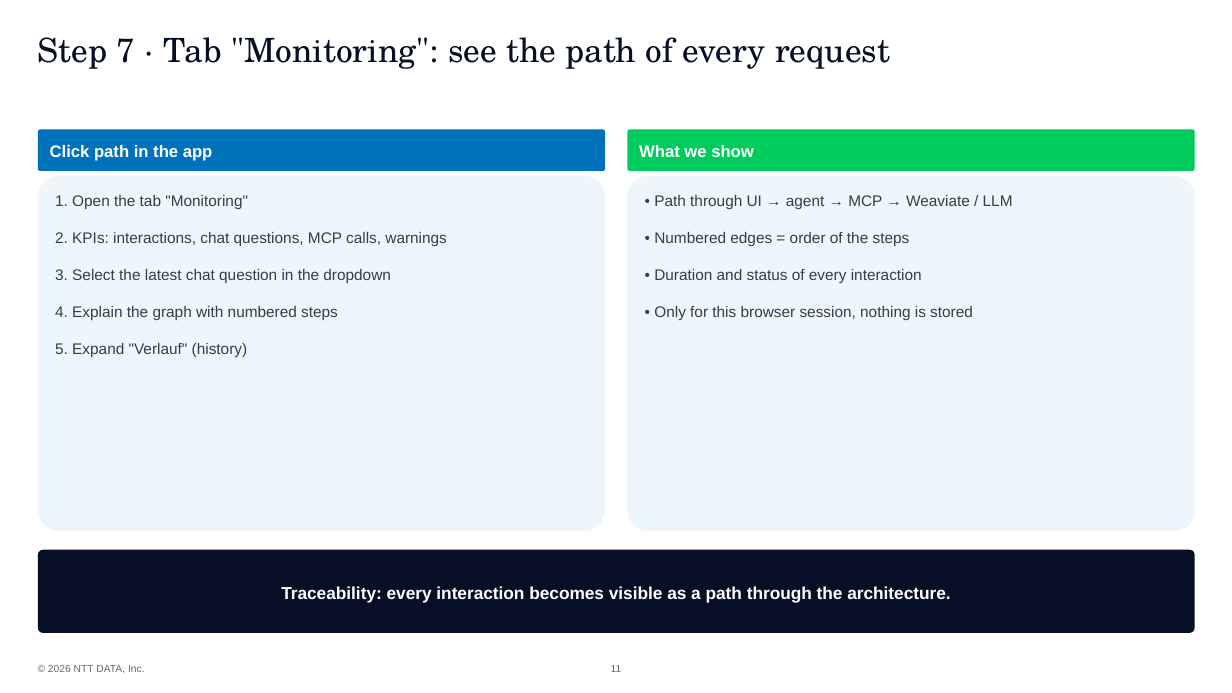
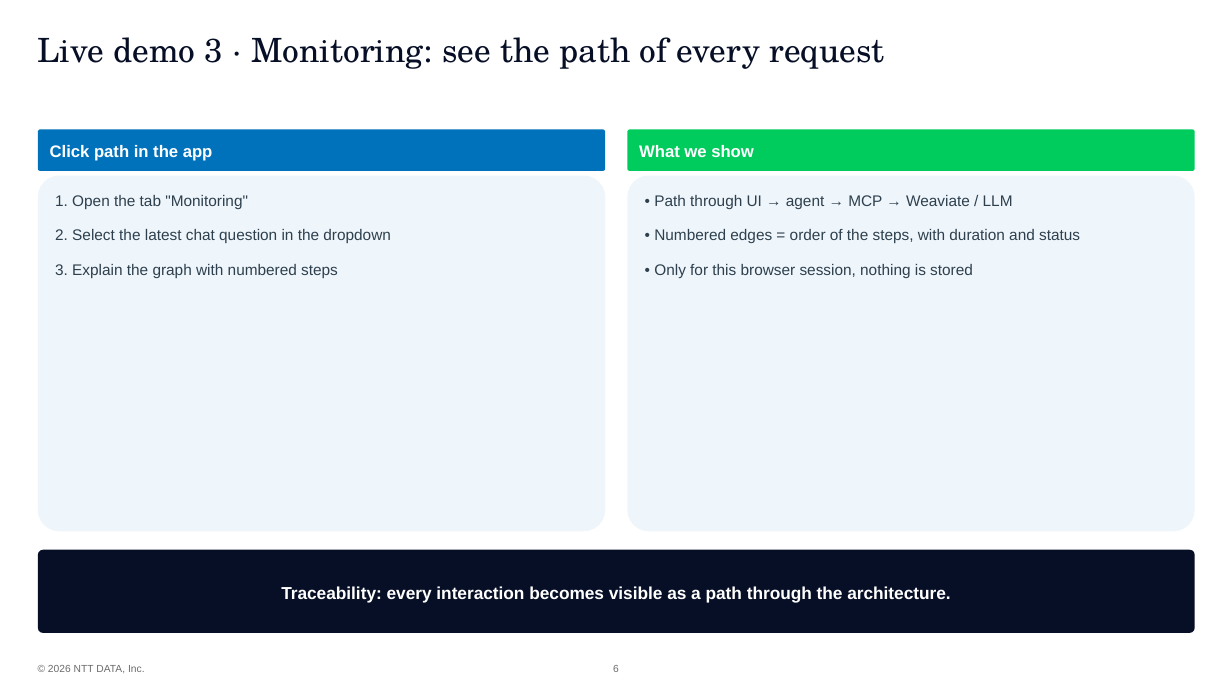
Before and after one commit to ValentinIliu1212/realBasket, a slide deck: slide 6 of hackathon/RealBasket_Hackathon_Demo_EN.pptx (slide 11 before the commit). Drawn at 1232x693 pixels with LibreOffice and Linux fonts; fonts in the diff are those of the drawing; background and template pictures are left out. Boxes give left, top, right and bottom in pixels: in the first picture for what was removed or moved away, otherwise in the second. Text is boxed around its words. In the diff, an @@ line names an element or a change of style, - is before the commit and + after.

```diff
--- a/hackathon/RealBasket_Hackathon_Demo_EN.pptx
+++ b/hackathon/RealBasket_Hackathon_Demo_EN.pptx
@@ title at (38,37,884,69): text changed @@
-Step 7 · Tab "Monitoring": see the path of every request
+Live demo 3 · Monitoring: see the path of every request
@@ text in rounded rectangle at (654,195,1013,278): less space between paragraphs @@
@@ text in rounded rectangle at (55,229,391,278): text changed @@
-2. KPIs: interactions, chat questions, MCP calls, warnings
-3. Select the latest chat question in the dropdown
-4. Explain the graph with numbered steps
-5. Expand "Verlauf" (history)
+2. Select the latest chat question in the dropdown
+3. Explain the graph with numbered steps
@@ text in rounded rectangle at (654,229,1080,243): text changed @@
-• Numbered edges = order of the steps
-• Duration and status of every interaction
+• Numbered edges = order of the steps, with duration and status
@@ page number at (613,665,619,672): text changed @@
-11
+6
```
Also in this commit, not shown: 3 other slides changed, 1 slide added, 6 slides removed, 3 other files.
